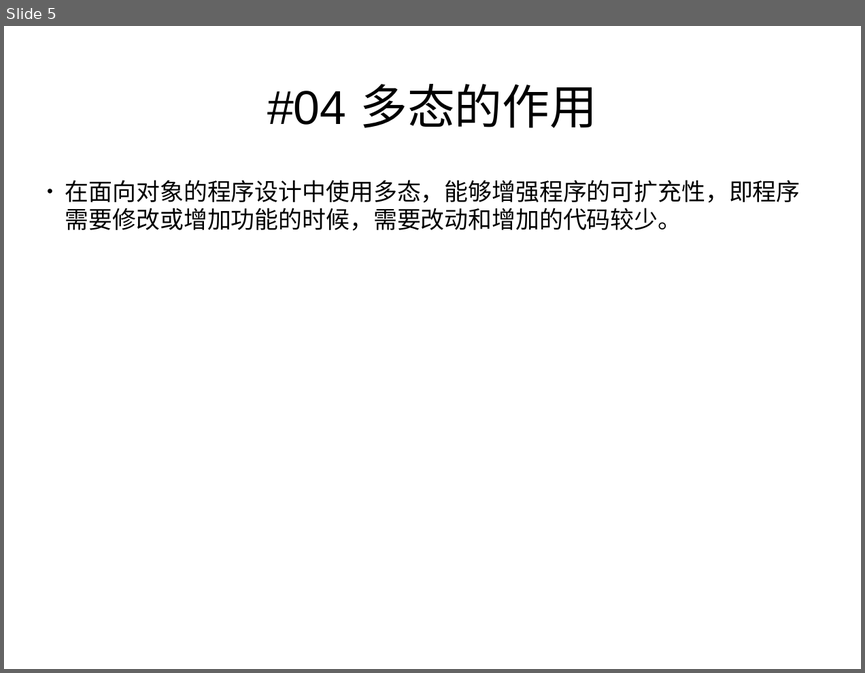
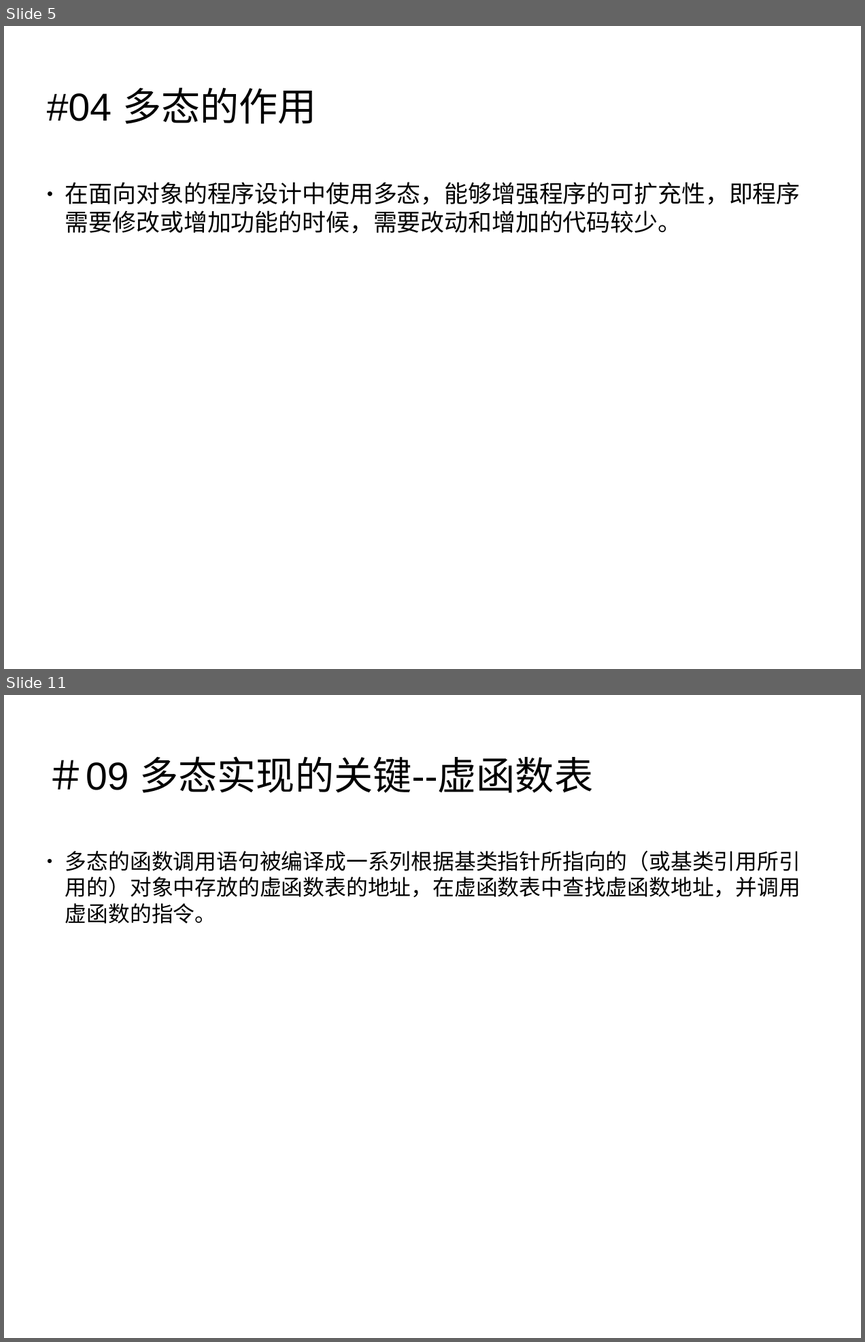
Before and after one commit to botaichang/cplus_slides, a slide deck: c++deep022_虚函数与多态.pptx. Shown one above the other, each under a label of ours: slide 5 before the commit, slides 5 and 11 after it; the slides between them are not shown. The pictures are 865x673 and 865x1342 pixels, drawn with LibreOffice and Linux fonts; fonts in the diff are those of the drawing; background and template pictures are left out. Boxes give left, top, right and bottom in pixels: in the first picture for what was removed or moved away, otherwise in the second. Text is boxed around its words. In the diff, an @@ line names an element or a change of style, - is before the commit and + after.

```diff
--- a/c++deep022_虚函数与多态.pptx
+++ b/c++deep022_虚函数与多态.pptx
@@ slide 11 added at [4,695,861,1338], background picture (left out) @@
@@ text added at [47,756,594,793], 36 pt, text #000000 @@
+＃09 多态实现的关键--虚函数表
@@ text added at [65,851,800,923], 20 pt, text #000000 @@
+● 多态的函数调用语句被编译成一系列根据基类指针所指向的（或基类引用所引用的）对象中存放的虚函数表的地址，在虚函数表中查找虚函数地址，并调用虚函数的指令。
@@ slide 5 changed as well @@
@@ text "#04 多态的作用": place and size @@
-text "#04 多态的作用" at [267,84,597,128]
+text "#04 多态的作用" at [47,87,317,124]
@@ text "#04 多态的作用" at [47,87,317,124]: size 44 to 36 pt; alignment centre to left @@
@@ text "在面向对象的程序设计中使用多态，能够增强程序的可扩充性，即程序需要修改或增加功能的时候，需要改动和增加的代码较少。": place and size @@
-text "在面向对象的程序设计中使用多态，能够增强程序的可扩充性，即程序需要修改或增加功能的时候，需要改动和增加的代码较少。" at [65,180,800,231]
+text "在面向对象的程序设计中使用多态，能够增强程序的可扩充性，即程序需要修改或增加功能的时候，需要改动和增加的代码较少。" at [65,182,800,233]
```
Also in this commit, not shown: 4 other slides changed, 5 other slides added, 5 other files.
